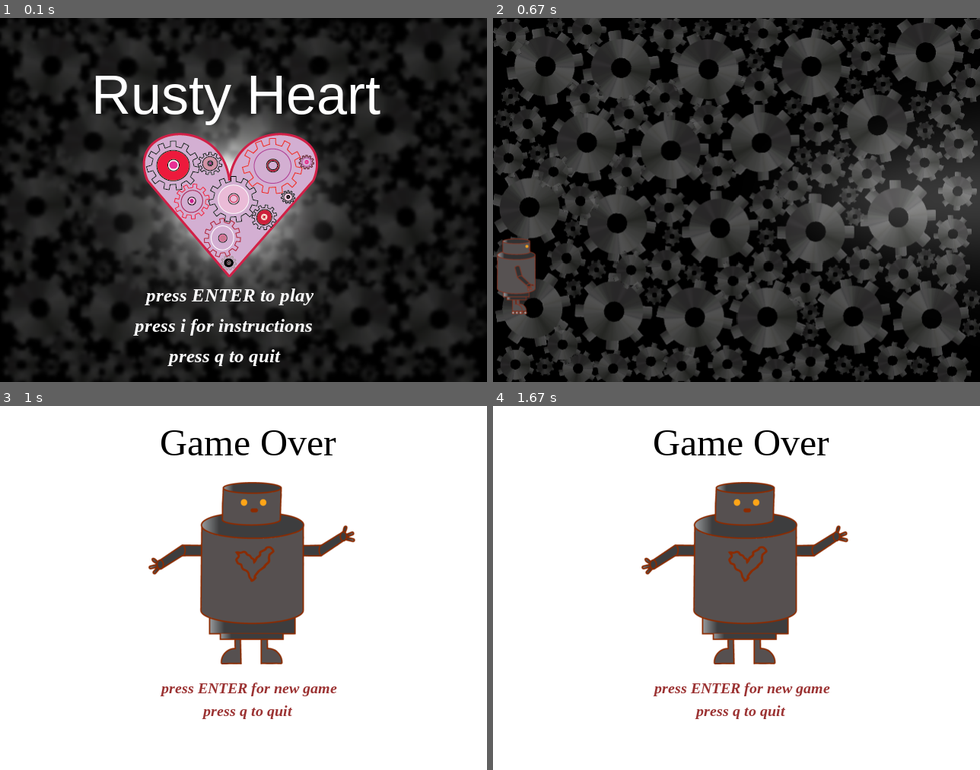
Above: before the commit, frames 1-4 (two rows, left to right).
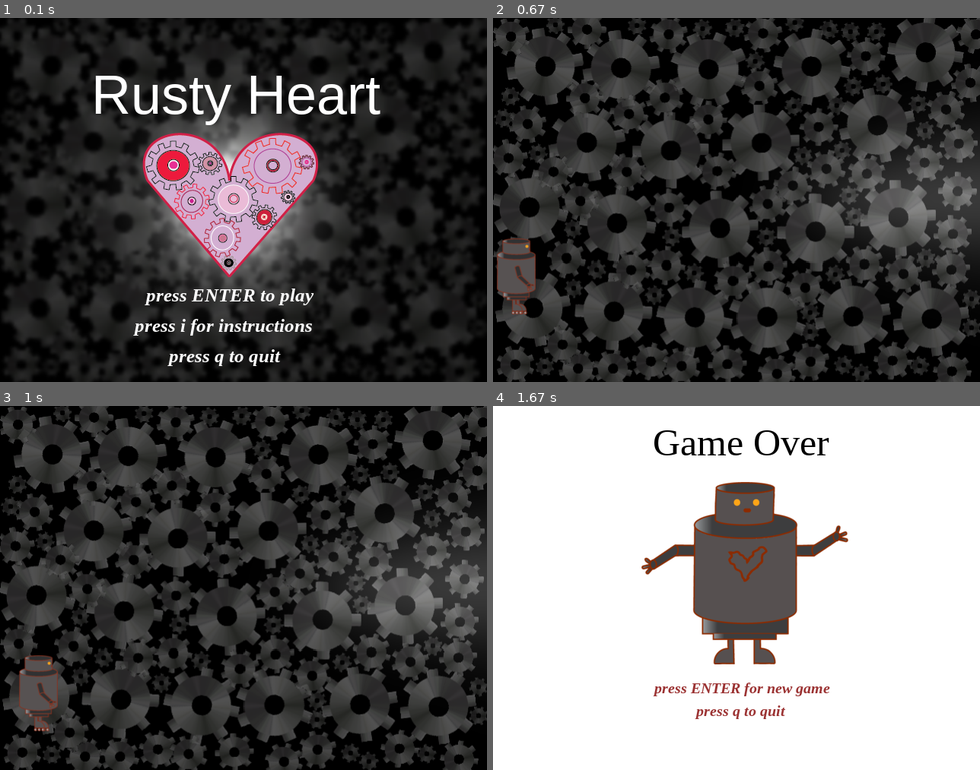
Above: after the commit, the same moments.

Repository: beatriceliang/RustyHeart
Game: pygame game, started from RustyHeart.py
Same seed, same stepped clock (60 frames per second), same inputs: the game is played once before the commit and once after it. The source is Python 2; it was converted automatically to run under Python 3.
Inputs:
- Up to frame 1 (0.1 s): no input
- Up to frame 2 (0.67 s): tap Enter at 0.33 s
- Up to frame 3 (1 s): hold Right from 0.67 s (still down)
- Up to frame 4 (1.67 s): release Right at 1.13 s; hold Up 1.17-1.47 s

Frames 1-2 are identical in both runs. In frame 3, 97% of the frame differs, in the area x 0-100%, y 0-100%; in frame 4, nothing differs.

Commit message:
added lives

Diff:
--- a/RustyHeart.py
+++ b/RustyHeart.py
@@ -100,6 +100,7 @@
 
 		self.refresh = []
 	def loadLevel(self):
+		self.rusty.box = None
 		if self.level > -1:
 			self.levels[self.level]["music"].stop()
 
@@ -288,12 +289,16 @@
 				for spike in self.Spikes:
 					if spike.collidesWith(self.rusty.rect):
 						spikes.play()
-						dead = True
+						self.rusty.lives -= 1
+						self.level -=1
+						self.loadLevel()
 						break
 				if self.rusty.rect.centery >self.screensize[1]:
 					fall.play()
-					dead = True
-				if dead:
+					self.rusty.lives -= 1
+					self.level -=1
+					self.loadLevel()
+				if self.rusty.lives <= 0:
 					#Go back to beginning if dead
 					self.rusty.left = False
 					self.rusty.speed = [0,0]
@@ -305,6 +310,8 @@
 					self.levels[self.level]["music"].stop()
 					self.level = -1
 					gameOverMusic.play(-1)
+
+					self.rusty.lives = 3
 
 				self.updateState()
 				# throttle the game speed to 30fps
--- a/rusty.py
+++ b/rusty.py
@@ -17,6 +17,7 @@
 		self.box = None
 
 		self.fast = False
+		self.lives = 3
 	def reset(self):
 		self.rect = self.image.get_rect().move(self.start[0],self.start[1])
 	def speedLeft(self):
Not shown, changed: Door.pyc
Not shown, changed: Heart.pyc
Not shown, changed: Spike.pyc
Not shown, changed: box.pyc
Not shown, changed: rusty.pyc
